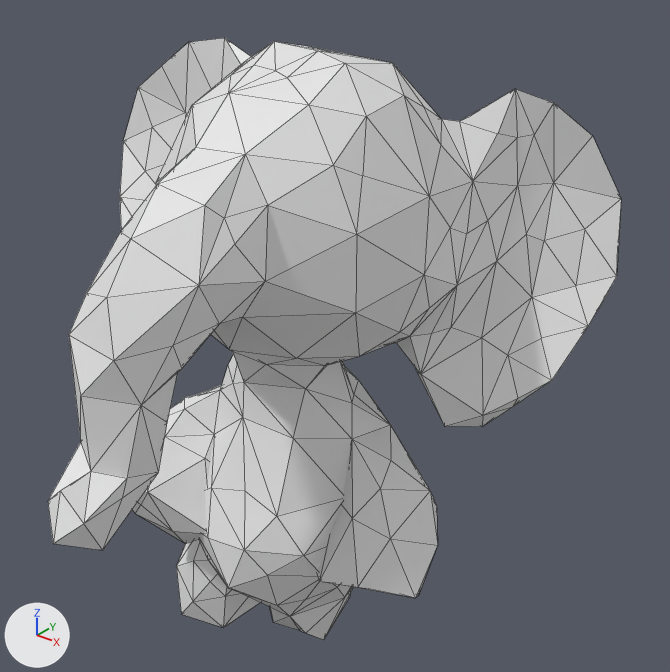
The OBJ model meshes/elephant/elephant00370.obj, before and after one commit.
Camera for both pictures: a 50 mm camera at (1.2, -1.88, 1.28) aimed at (-0.36, 0.07, 0.07). Every picture has the same lights, and +X, +Y and +Z are marked at lower left. Mesh edges are drawn as thin lines. Where no turn or scale is listed for an object, it has been applied to the vertices.

Before the edit, the objects in view are built like this:
```python
me_elephant00370 = bpy.data.meshes.new('elephant00370')
me_elephant00370.from_pydata(...)  # 397 vertices, 790 faces; spans x -1.37..0.27, y -1.01..0.68, z -1.0..0.92
ob_elephant00370 = bpy.data.objects.new('elephant00370', me_elephant00370)
ob_elephant00370.location = (0.0, 0.0, 0.0)
```
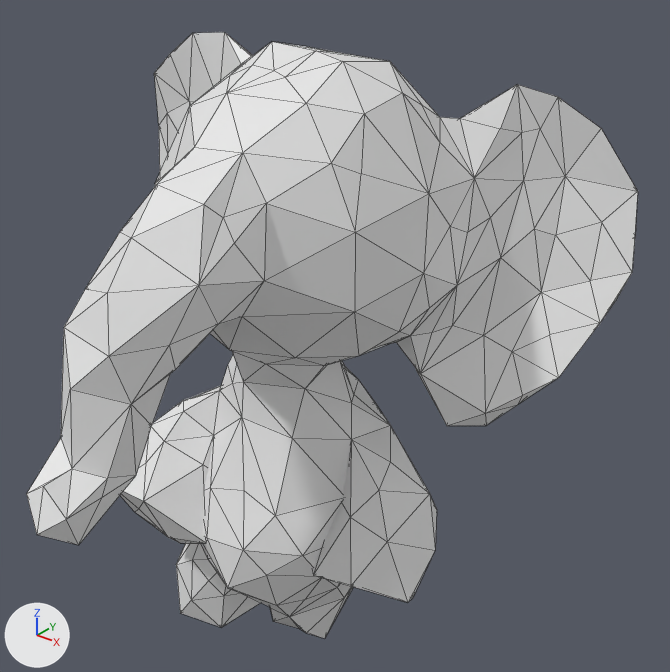
Location of each change, (x1, y1, x2, y2) in pixels of the pictures (670 x 672 px; the box of a moved part takes in the faces that stretch with it):
'elephant00370', reshaped (7% wider): before (48, 38, 621, 640); after (27, 32, 638, 638)
part 1 of me_elephant00370, moved or reshaped: before (120, 38, 621, 640); after (120, 32, 638, 638)
part 2 of me_elephant00370, moved or reshaped: before (48, 232, 220, 550); after (27, 232, 218, 545)

The change, as a list of edits to the scene's bpy script:
```text
Change me_elephant00370:
    used by ob_elephant00370; location = (0.0, 0.0, 0.0)
    remove me_elephant00370.from_pydata(...)  # 397 vertices, 790 faces; spans x -1.37..0.27, y -1.01..0.68, z -1.0..0.92
    add me_elephant00370.from_pydata(...)  # 397 vertices, 790 faces; spans x -1.44..0.31, y -1.04..0.7, z -1.0..0.92
    me_elephant00370 part 1: 179 of 397 vertices moved; they spanned x -1.37..0.27, y -0.47..0.68, z -0.99..0.92 and now span x -1.44..0.31, y -0.48..0.7, z -0.99..0.92; mean shift (-0.01, 0.04, 0.0); largest move (-1.15, -0.05, 0.07) -> (-1.2, 0.21, 0.03)
    me_elephant00370 part 2: all 25 vertices in x -0.44..-0.19, y -1.01..-0.66, z -0.07..0.5 are multiplied about their middle by the matrix ((0.986, -0.022, 0.046), (0.018, 0.982, 0.094), (-0.048, -0.093, 0.981)), then moved by (-0.01, -0.02, 0.02)
```
